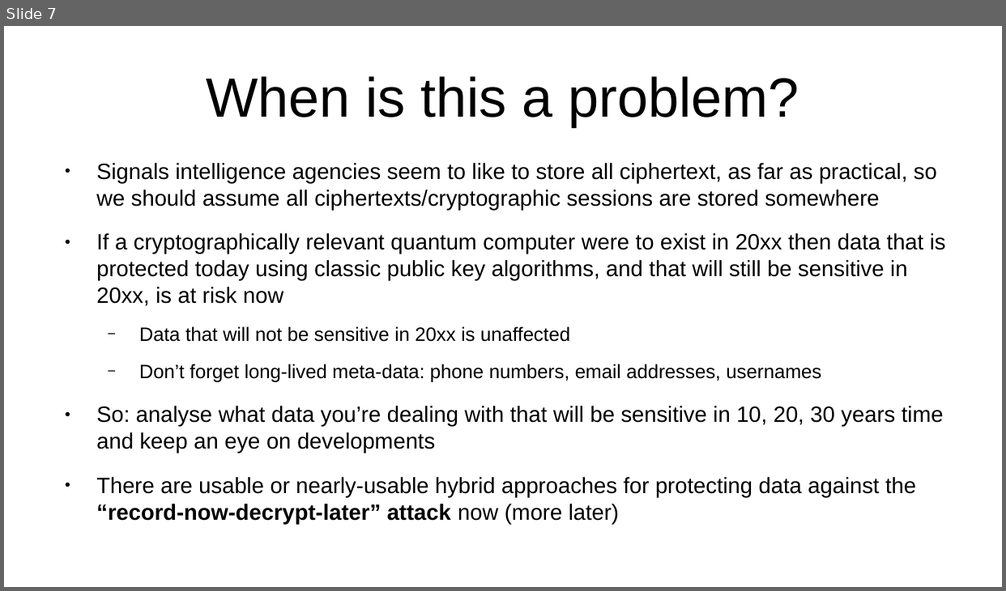
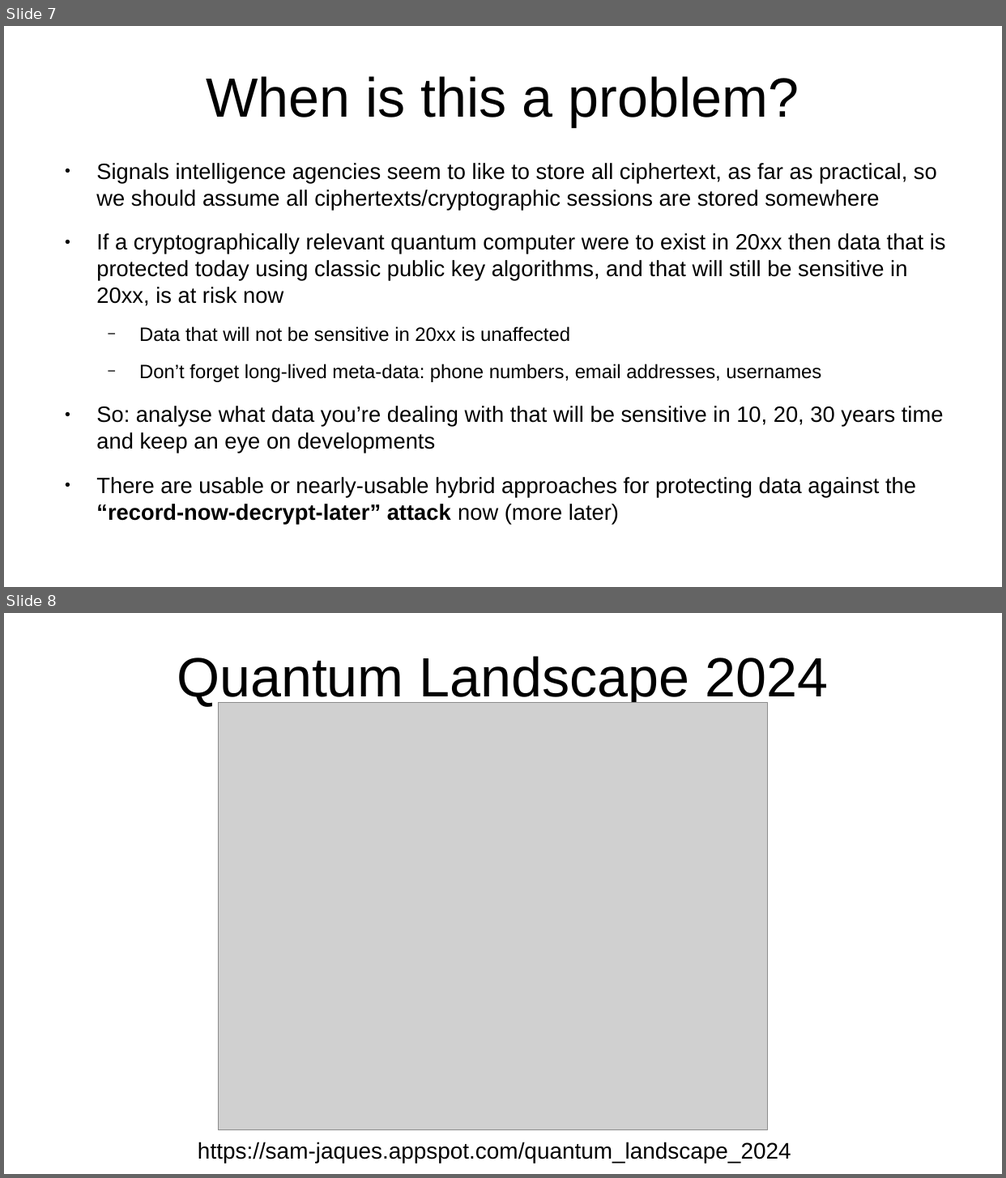
Before and after one commit to Teniola-Malomo/cs7053, a slide deck: 2025lectures/05-pqc.odp. Shown one above the other, each under a label of ours: slide 7 before the commit, slides 7 and 8 after it. The pictures are 1006x591 and 1006x1178 pixels, drawn with LibreOffice and Linux fonts; fonts in the diff are those of the drawing; grey boxes stand for pictures. Boxes give left, top, right and bottom in pixels: in the first picture for what was removed or moved away, otherwise in the second. Text is boxed around its words. In the diff, an @@ line names an element or a change of style, - is before the commit and + after.

Commit message:
landscape

```diff
--- a/2025lectures/05-pqc.odp
+++ b/2025lectures/05-pqc.odp
@@ slide 8 added at (x1=4, y1=613, x2=1002, y2=1174), background #FFFFFF @@
@@ title added at (x1=177, y1=656, x2=829, y2=707), 44 pt, text #000000 @@
+Quantum Landscape 2024
@@ picture added at (x1=218, y1=703, x2=767, y2=1130) @@
@@ text added at (x1=198, y1=1142, x2=791, y2=1163), 18 pt, text #000000 @@
+https://sam-jaques.appspot.com/quantum_landscape_2024
```
Also in this commit, not shown: 2 other files.
